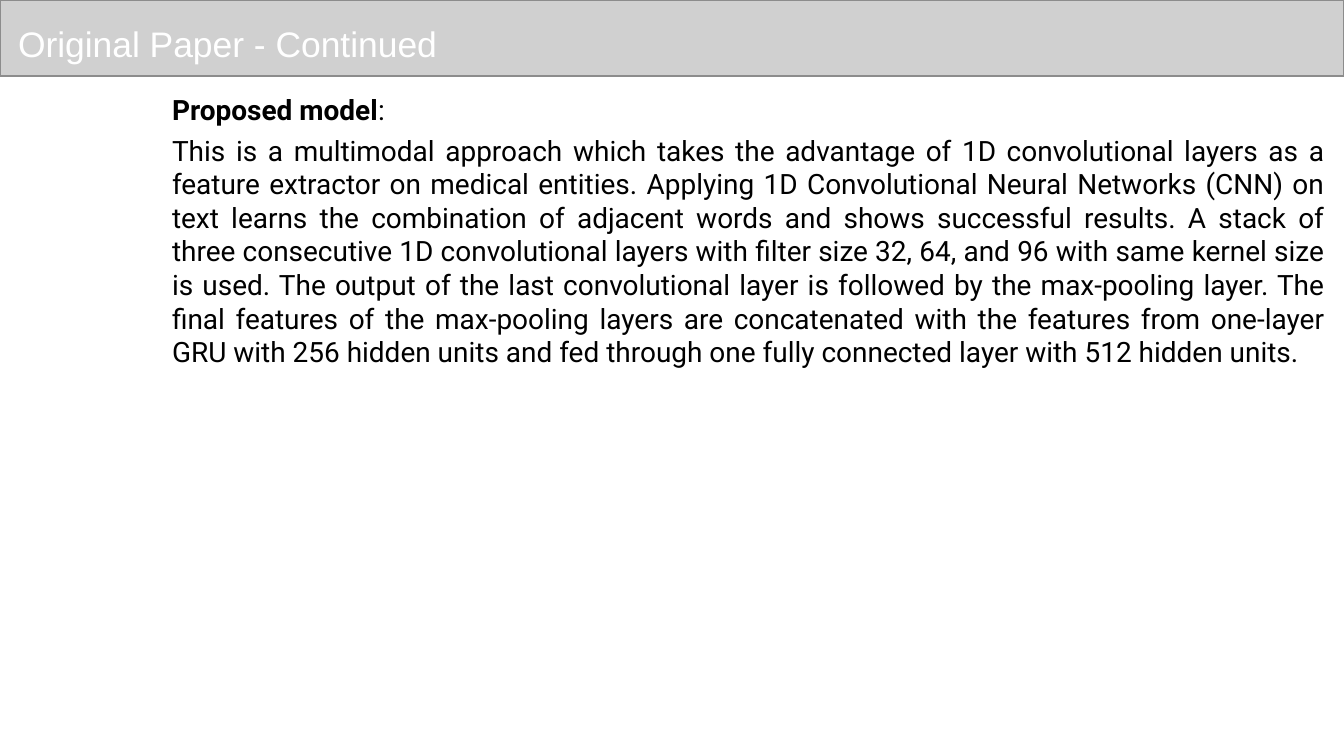
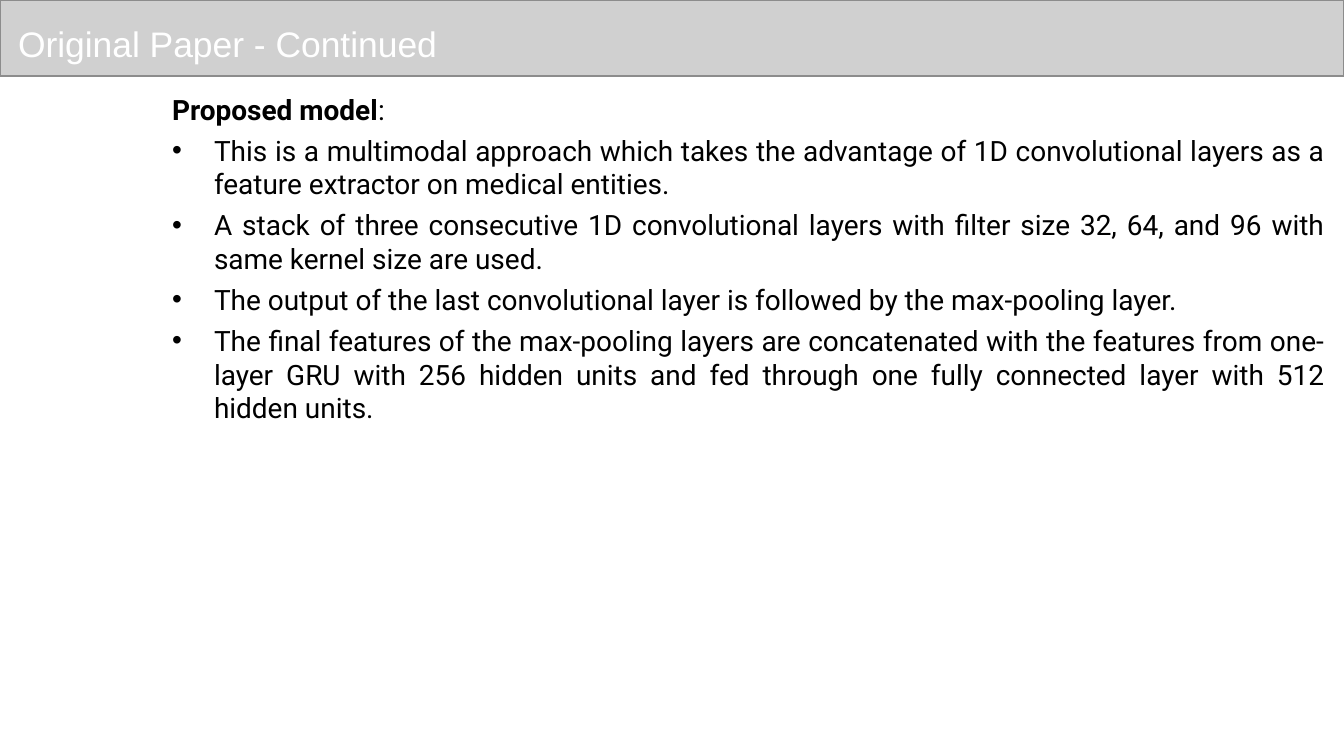
Before and after one commit to sasanka-pusapati/DLHProject, a slide deck: slide 5 of DLH-Team 102-Paper186.pptx. Drawn at 1344x756 pixels with LibreOffice and Linux fonts; fonts in the diff are those of the drawing; grey boxes stand for pictures. Boxes give left, top, right and bottom in pixels: in the first picture for what was removed or moved away, otherwise in the second. Text is boxed around its words. In the diff, an @@ line names an element or a change of style, - is before the commit and + after.

```diff
--- a/DLH-Team 102-Paper186.pptx
+++ b/DLH-Team 102-Paper186.pptx
@@ text at [214,139,1324,419]: text changed @@
-    This is a multimodal approach which takes the advantage of 1D convolutional layers as a feature extractor on medical entities. Applying 1D Convolutional Neural Networks (CNN) on text learns the combination of adjacent words and shows successful results. A stack of three consecutive 1D convolutional layers with filter size 32, 64, and 96 with same kernel size is used. The output of the last convolutional layer is followed by the max-pooling layer. The final features of the max-pooling layers are concatenated with the features from one-layer GRU with 256 hidden units and fed through one fully connected layer with 512 hidden units.
+    • This is a multimodal approach which takes the advantage of 1D convolutional layers as a feature extractor on medical entities.
+    • A stack of three consecutive 1D convolutional layers with filter size 32, 64, and 96 with same kernel size are used.
+    • The output of the last convolutional layer is followed by the max-pooling layer.
+    • The final features of the max-pooling layers are concatenated with the features from one-layer GRU with 256 hidden units and fed through one fully connected layer with 512 hidden units.
```
Also in this commit, not shown: 3 other slides changed.
